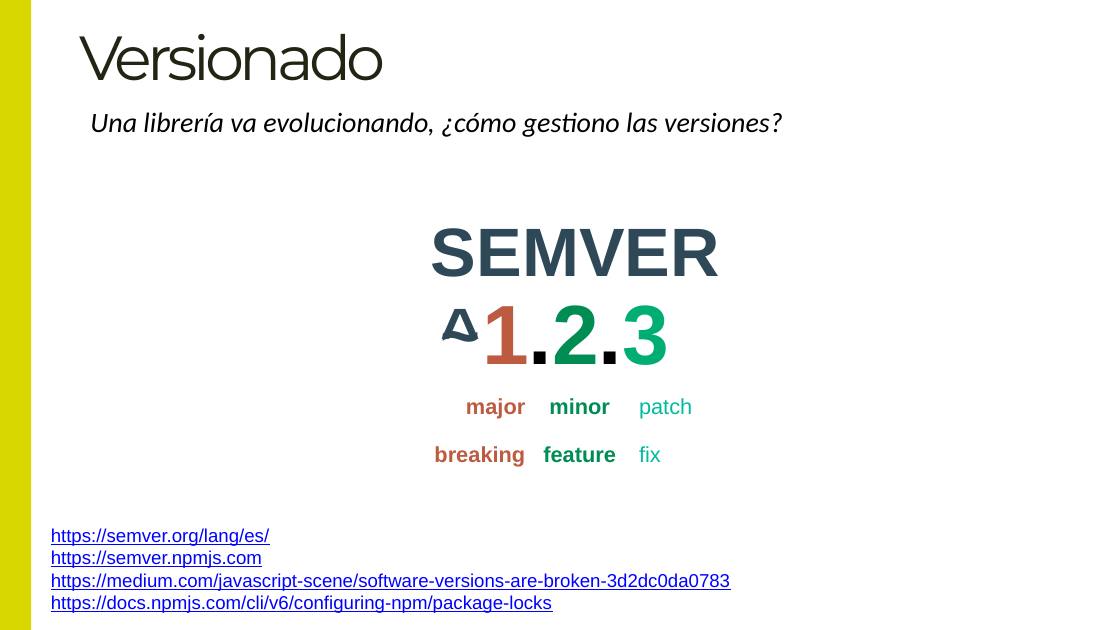
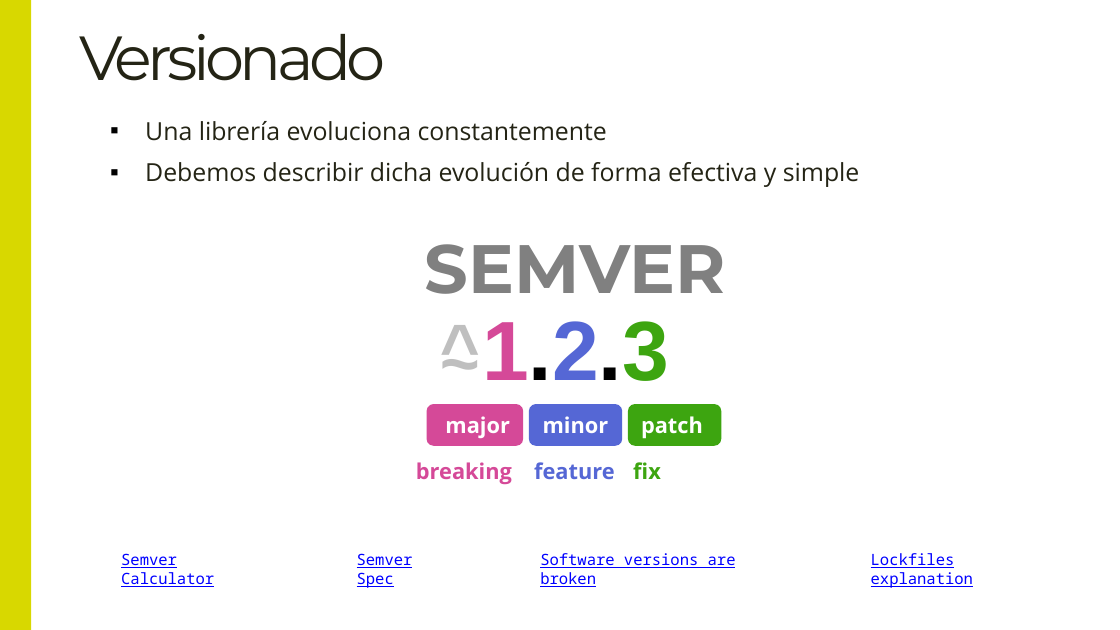
Before and after one commit to Lemoncode/master-frontend-lemoncode, a slide deck: slide 3 of 03-bundling/07-vite-lib/00-teoría/Creando librerías con Vite.pptx. Drawn at 1120x630 pixels with LibreOffice and Linux fonts; fonts in the diff are those of the drawing. Boxes give left, top, right and bottom in pixels: in the first picture for what was removed or moved away, otherwise in the second. Text is boxed around its words. In the diff, an @@ line names an element or a change of style, - is before the commit and + after.

```diff
--- a/03-bundling/07-vite-lib/00-teoría/Creando librerías con Vite.pptx
+++ b/03-bundling/07-vite-lib/00-teoría/Creando librerías con Vite.pptx
@@ text at (145,121,607,141): text changed; size 18 to 16 pt; font Calibri to Open Sans; text colour #000000 to #242415; italic off @@
-Una librería va evolucionando, ¿cómo gestiono las versiones?
+▪ Una librería evoluciona constantemente
@@ text added at (145,162,860,187), 16 pt, text #242415 @@
+▪ Debemos describir dicha evolución de forma efectiva y simple
@@ text "SEMVER": place and size @@
-text "SEMVER" at (431,228,720,277)
+text "SEMVER" at (425,244,726,294)
@@ text "SEMVER" at (425,244,726,294): font Arial to Montserrat, text colour #2F4858 to #808080 @@
@@ text "^": place and size @@
-text "^" at (384,282,536,376)
+text "^" at (429,298,469,392)
@@ text "^" at (429,298,469,392): text colour #2F4858 to #BFBFBF @@
@@ text "1.2.3": place and size @@
-text "1.2.3" at (482,305,669,365)
+text "1.2.3" at (482,321,669,381)
@@ text "1.2.3" at (482,321,669,381): text colour #BC5B40 to #D54998, text colour #008D54 to #5567D5, text colour #00AD74 to #3DA510 in "1.2.3" @@
@@ text "~" at (429,314,469,408): text colour #2F4858 to #BFBFBF @@
@@ text "~": place and size @@
-text "~" at (384,286,536,380)
+text "~" at (429,314,469,408)
@@ rounded rectangle "major": place and size @@
-rounded rectangle "major" at (466,398,525,419)
+rounded rectangle "major" at (427,404,523,446)
@@ rounded rectangle "major" at (427,404,523,446): font Arial to Open Sans, text colour #BC5B40 to #FFFFFF; fill none to #D54998 @@
@@ rounded rectangle "minor": place and size @@
-rounded rectangle "minor" at (549,398,610,415)
+rounded rectangle "minor" at (529,404,622,446)
@@ rounded rectangle "minor" at (529,404,622,446): font Arial to Open Sans, text colour #008D54 to #FFFFFF; fill none to #5567D5 @@
@@ rounded rectangle "patch": place and size @@
-rounded rectangle "patch" at (639,398,692,419)
+rounded rectangle "patch" at (628,404,721,446)
@@ rounded rectangle "patch" at (628,404,721,446): font Arial to Open Sans, text colour #00BC9F to #FFFFFF, bold on; fill none to #3DA510 @@
@@ text "breaking": place and size @@
-text "breaking" at (434,446,525,467)
+text "breaking" at (416,462,512,485)
@@ text "breaking" at (416,462,512,485): font Arial to Open Sans, text colour #BC5B40 to #D54998 @@
@@ text "feature": place and size @@
-text "feature" at (543,446,616,463)
+text "feature" at (534,462,615,479)
@@ text "feature" at (534,462,615,479): font Arial to Open Sans, text colour #008D54 to #5567D5 @@
@@ text "fix": place and size @@
-text "fix" at (639,446,661,462)
+text "fix" at (633,462,661,479)
@@ text "fix" at (633,462,661,479): font Arial to Open Sans, text colour #00BC9F to #3DA510, bold on @@
@@ text removed at (51,528,730,613) @@
-https://semver.org/lang/es/
-https://semver.npmjs.com
-https://medium.com/javascript-scene/software-versions-are-broken-3d2dc0da0783
-https://docs.npmjs.com/cli/v6/configuring-npm/package-locks
@@ text added at (121,553,214,587), 10 pt, text #0000FF, underline @@
+Semver Calculator
@@ text added at (357,553,413,588), 10 pt, text #0000FF, underline @@
+Semver Spec
@@ text added at (540,553,736,587), 10 pt, text #0000FF, underline @@
+Software versions are broken
@@ text added at (871,553,973,588), 10 pt, text #0000FF, underline @@
+Lockfiles explanation
```
Also in this commit, not shown: 7 other slides changed, 3 slides added, 3 slides removed, 1 other file.
